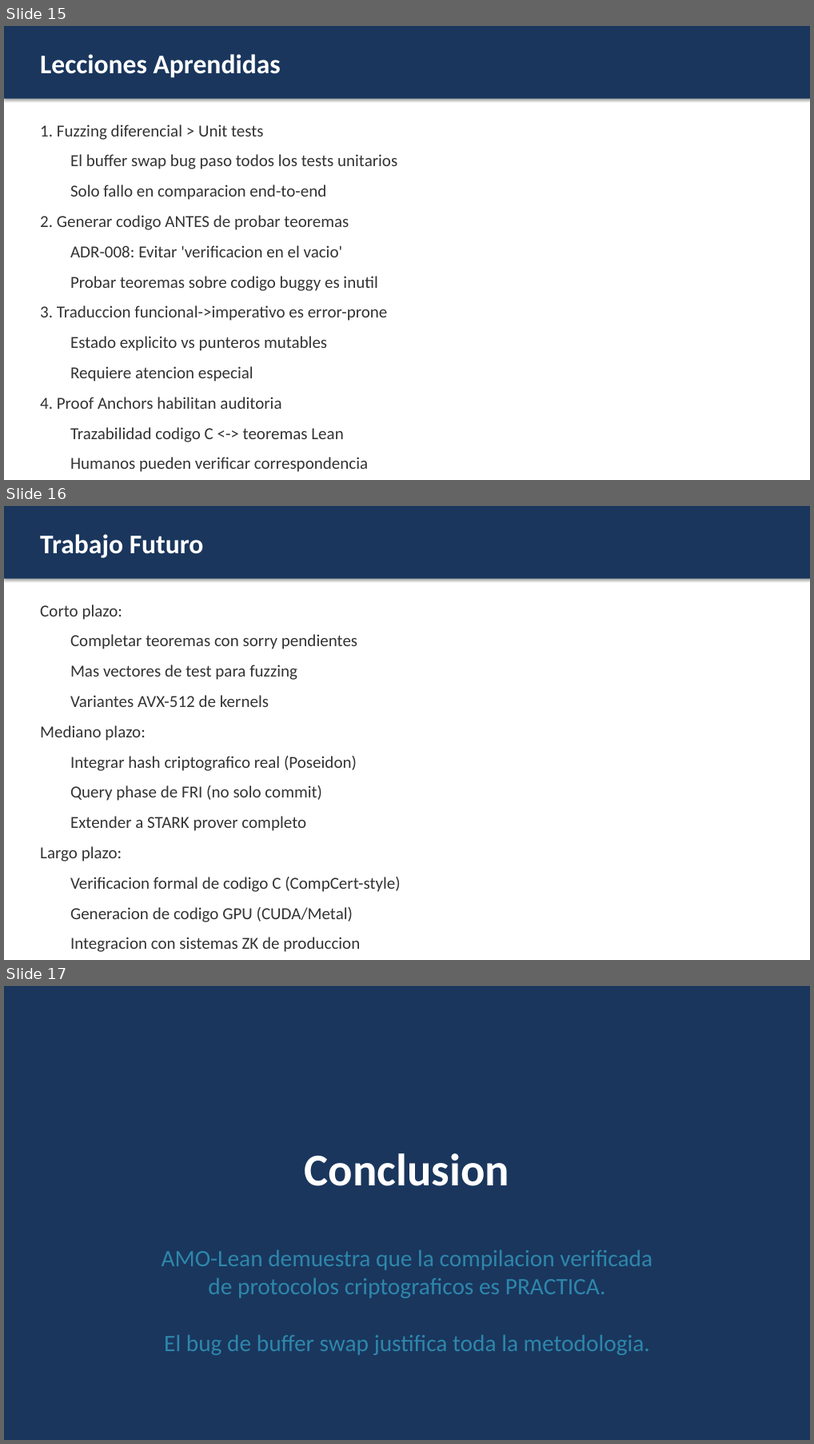
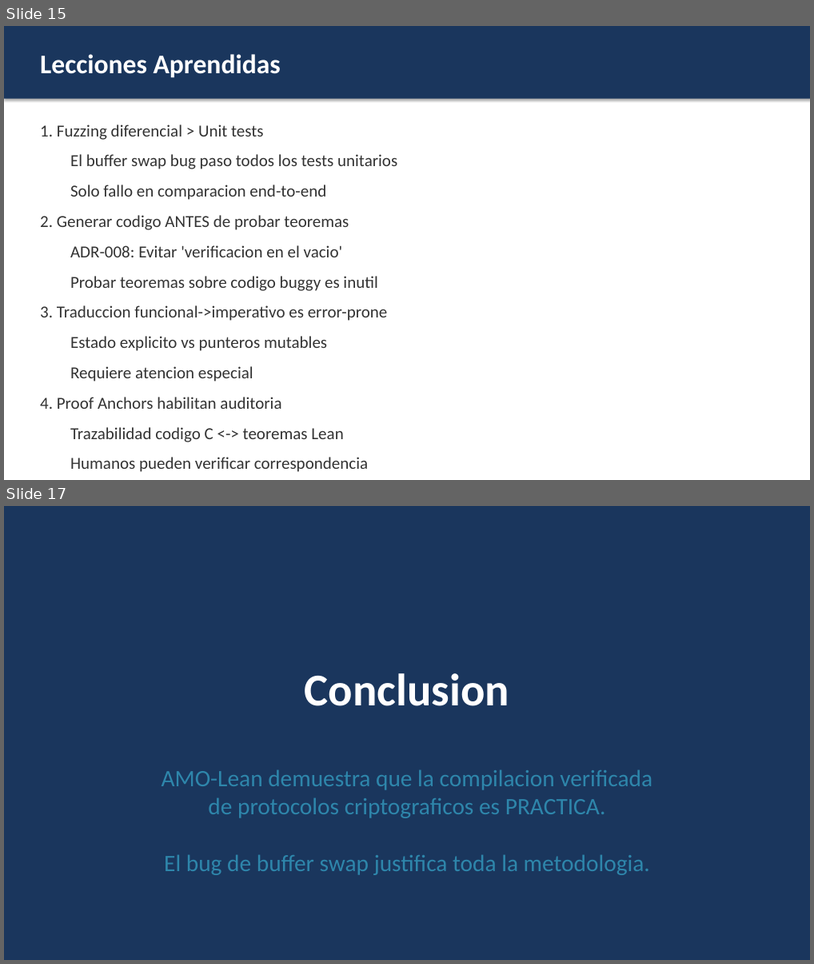
Before and after one commit to manuelpuebla/amo-lean, a slide deck: docs/AMO-Lean_Technical_Presentation.pptx. Shown one above the other, each under a label of ours: slides 15, 16 and 17 before the commit, slides 15 and 17 after it; the slides between them are not shown. The pictures are 814x1444 and 814x964 pixels, drawn with LibreOffice and Linux fonts; fonts in the diff are those of the drawing. Boxes give left, top, right and bottom in pixels: in the first picture for what was removed or moved away, otherwise in the second. Text is boxed around its words. In the diff, an @@ line names an element or a change of style, - is before the commit and + after.

```diff
--- a/docs/AMO-Lean_Technical_Presentation.pptx
+++ b/docs/AMO-Lean_Technical_Presentation.pptx
@@ slide 16 removed at bbox=[4, 506, 810, 960], background #FFFFFF @@
@@ rectangle removed at bbox=[4, 506, 810, 579] @@
@@ text removed at bbox=[40, 534, 204, 558] @@
-Trabajo Futuro
@@ text removed at bbox=[40, 604, 401, 952] @@
-Corto plazo:
-  Completar teoremas con sorry pendientes
-  Mas vectores de test para fuzzing
-  Variantes AVX-512 de kernels
-Mediano plazo:
-  Integrar hash criptografico real (Poseidon)
-  Query phase de FRI (no solo commit)
-  Extender a STARK prover completo
-Largo plazo:
-  Verificacion formal de codigo C (CompCert-style)
-  Generacion de codigo GPU (CUDA/Metal)
-  Integracion con sistemas ZK de produccion
```
Also in this commit, not shown: 3 slides added, 3 other files.
